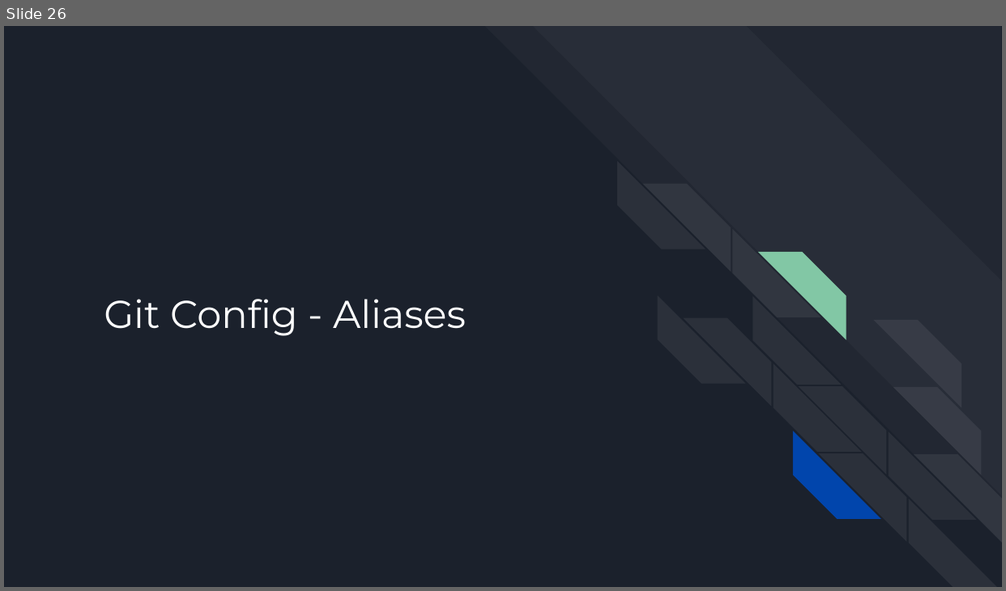
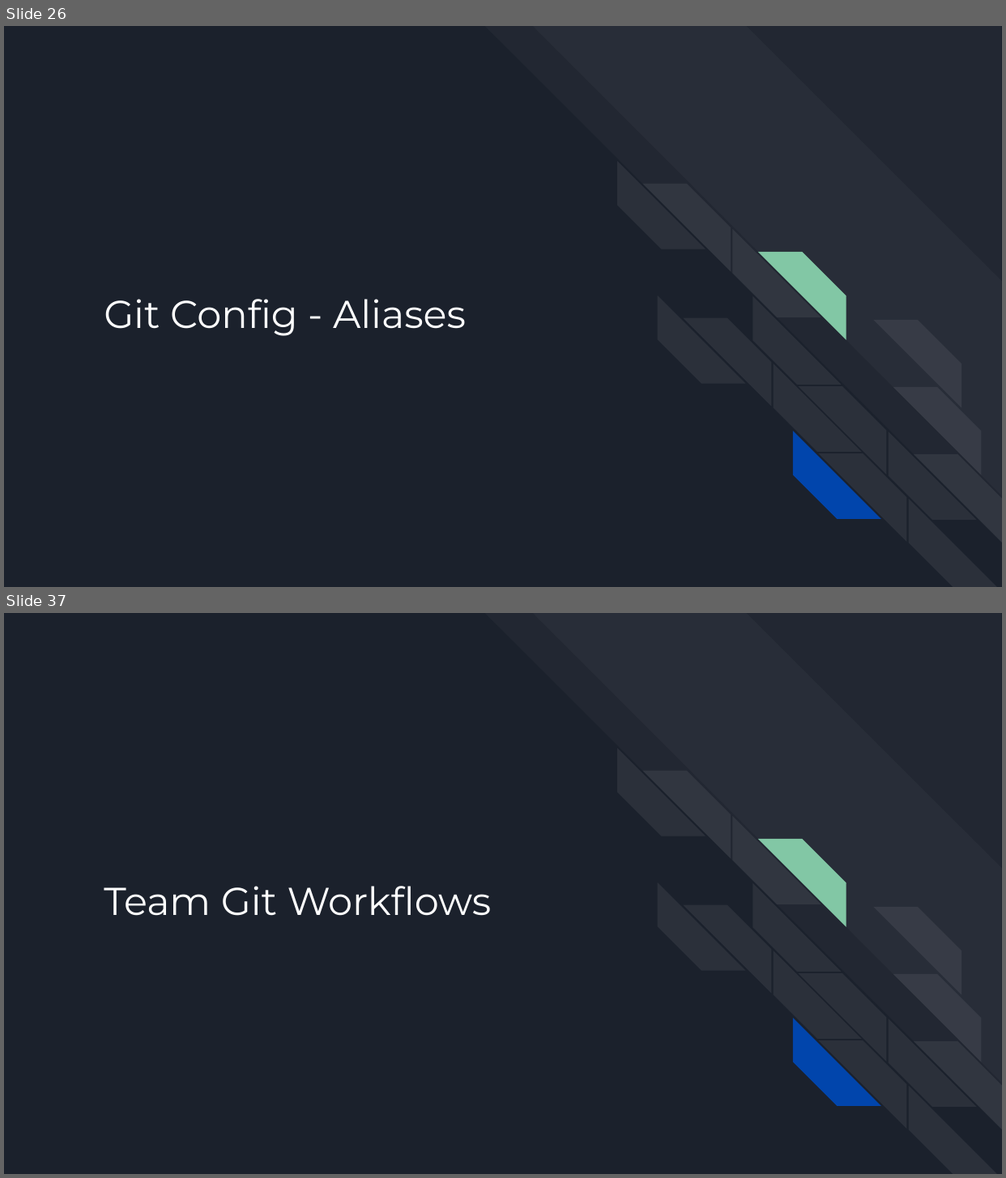
Before and after one commit to batibot323/git-workshop, a slide deck: Git Workshop.pptx. Shown one above the other, each under a label of ours: slide 26 before the commit, slides 26 and 37 after it; the slides between them are not shown. The pictures are 1006x591 and 1006x1178 pixels, drawn with LibreOffice and Linux fonts; fonts in the diff are those of the drawing. Boxes give left, top, right and bottom in pixels: in the first picture for what was removed or moved away, otherwise in the second. Text is boxed around its words. In the diff, an @@ line names an element or a change of style, - is before the commit and + after.

```diff
--- a/Git Workshop.pptx
+++ b/Git Workshop.pptx
@@ slide 37 added at (4,613,1002,1174), background #1B212C; not listed: 18 template elements that a slide beside it also shows @@
@@ title added at (104,886,492,916), 28 pt, text #FFFFFF @@
+Team Git Workflows
```
Also in this commit, not shown: 16 other slides added, 2 slides removed.
